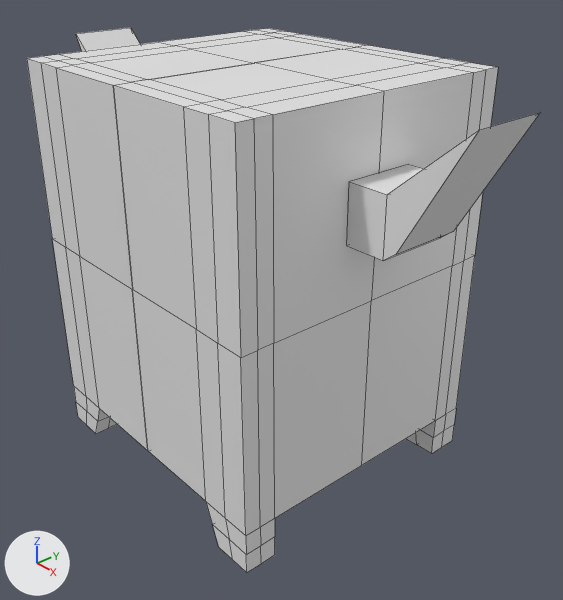
One commit to the Blender file Assets/creatures/cow/cow.blend: the scene before it, then after it.
Before and after are seen from a camera (50 mm lens) standing at (7.41, -6.04, 4.66) and looking at (0.35, 0.1, -0.11). Every picture has the same lights, and +X, +Y and +Z are marked at lower left. Mesh edges are drawn as thin lines. Materials are left out; every surface is plain grey.
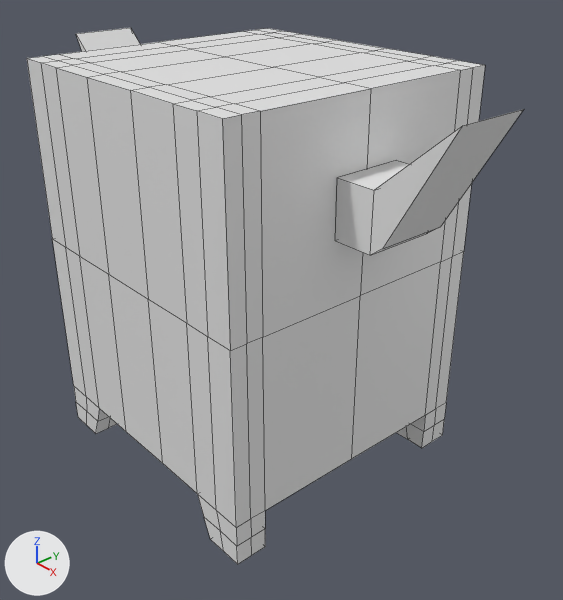
The newer file is also turned or shifted as a whole; pictures and numbers use the older file's frame.

Changed parts and their boxes [x1, y1, x2, y2] in the pictures (563 x 600 px):
'Cube', reshaped, modifiers changed
    before: [27, 28, 541, 573]
    after: [27, 28, 524, 564]
part 1 of me_cube, built on
    before: [84, 38, 443, 501]
    after: [84, 38, 524, 564]

The change, as a list of edits to the scene's bpy script:
```text
Change me_cube:
    used by ob_cube; location = (0.0, 0.0, 0.0)
    remove me_cube.from_pydata(...)  # 113 vertices, 102 faces; spans x -3.56..0.01, y -1.92..1.93, z -2.38..2.95
    add me_cube.from_pydata(...)  # 226 vertices, 221 faces; spans x -3.56..3.39, y -1.92..1.93, z -2.38..2.95
    me_cube part 1
    16 vertices are removed from x 0.01, y -1.92..1.93, z -1.81..2.95
    16 faces are deleted
    12 vertices are added at x 1.55..3.39, y -1.92..1.93, z -2.09..2.93
    16 new vertices lie (0.73, 0.0, 0.0) away from vertices in x -1.29, y -1.92..1.93, z -1.81..2.95
    16 new vertices lie (0.9, 0.0, 0.0) away from vertices in x -0.56, y -1.92..1.93, z -1.81..2.95
    16 new vertices lie (0.77, 0.0, 0.0) away from vertices in x 0.34, y -1.92..1.93, z -1.81..2.95
    14 new vertices lie (0.39, 0.0, 0.0) away from vertices in x 1.11, y -1.92..1.93, z -1.81..2.95
    14 new vertices lie (0.38, 0.0, 0.0) away from vertices in x 1.5, y -1.92..1.93, z -1.81..2.95
    6 new vertices lie (0.11, 0.0, -0.28) away from vertices in x 1.11, y -1.92..1.93, z -1.81
    6 new vertices lie (0.12, 0.0, -0.29) away from vertices in x 1.22, y -1.92..1.93, z -2.09
    6 new vertices lie (0.27, 0.0, 0.0) away from vertices in x 1.34, y -1.92..1.93, z -2.38
    6 new vertices lie (0.27, 0.0, 0.0) away from vertices in x 1.61, y -1.92..1.93, z -2.38
    6 new vertices lie (0.0, 0.0, 0.29) away from vertices in x 1.88, y -1.92..1.93, z -2.38
    5 new vertices lie (0.0, 0.0, -2.38) away from vertices in x 1.88, y -1.71..1.7, z 2.95
    6 new vertices lie (0.0, 0.92, 0.0) away from vertices in x 1.89..3.39, y -0.47, z 1.39..2.93
    135 new faces join them
Change ob_cube:
    remove _m = ob_cube.modifiers.new('Mirror', 'MIRROR')
```
